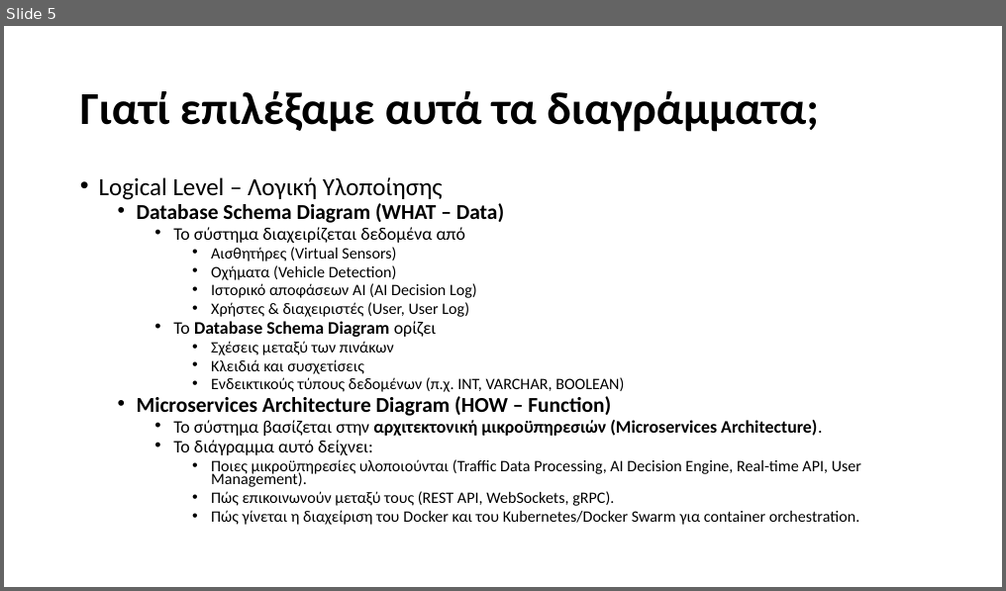
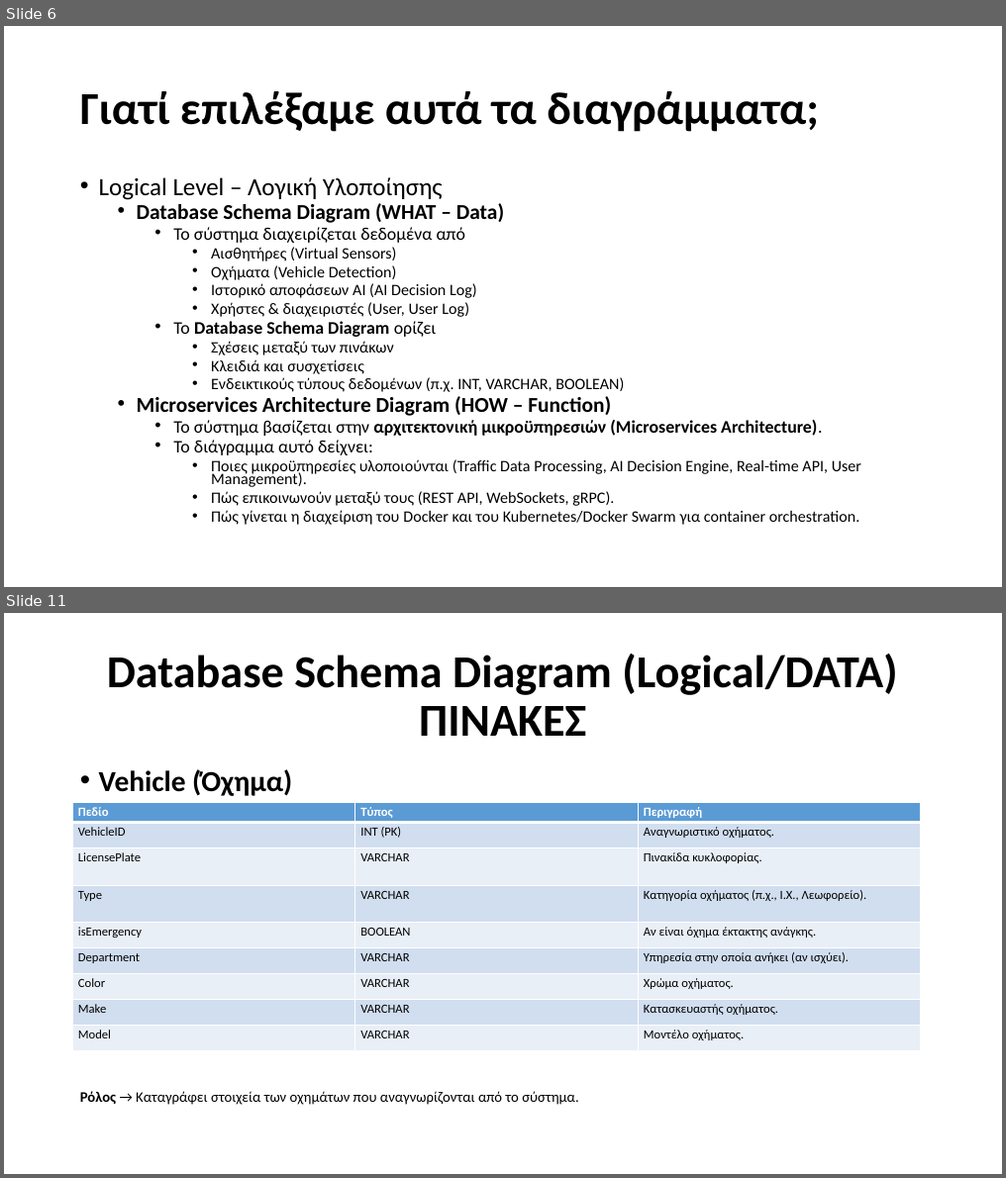
Before and after one commit to Ath21/STL_Drive, a slide deck: Presentation.pptx. Shown one above the other, each under a label of ours: slide 5 before the commit, slides 6 and 11 after it; the slides between them are not shown. The pictures are 1006x591 and 1006x1178 pixels, drawn with LibreOffice and Linux fonts; fonts in the diff are those of the drawing. Boxes give left, top, right and bottom in pixels: in the first picture for what was removed or moved away, otherwise in the second. Text is boxed around its words. In the diff, an @@ line names an element or a change of style, - is before the commit and + after.

```diff
--- a/Presentation.pptx
+++ b/Presentation.pptx
@@ slide 11 added at [4,613,1002,1174], background #FFFFFF @@
@@ title added at [107,654,897,736], 44 pt, text #000000, bold @@
+Database Schema Diagram (Logical/DATA)
+ΠΙΝΑΚΕΣ
@@ text added at [80,769,578,1105], 14 pt, text #000000 @@
+• Vehicle (Όχημα)
+Ρόλος → Καταγράφει στοιχεία των οχημάτων που αναγνωρίζονται από το σύστημα.
@@ table added at [73,802,922,1052], 9 rows, 3 columns @@
+Πεδίο | Τύπος | Περιγραφή
+VehicleID | INT (PK) | Αναγνωριστικό οχήματος.
+LicensePlate | VARCHAR | Πινακίδα κυκλοφορίας.
+Type | VARCHAR | Κατηγορία οχήματος (π.χ., Ι.Χ., Λεωφορείο).
+isEmergency | BOOLEAN | Αν είναι όχημα έκτακτης ανάγκης.
+Department | VARCHAR | Υπηρεσία στην οποία ανήκει (αν ισχύει).
+Color | VARCHAR | Χρώμα οχήματος.
+Make | VARCHAR | Κατασκευαστής οχήματος.
+Model | VARCHAR | Μοντέλο οχήματος.
@@ what was slide 5 is now slide 6 @@
```
Also in this commit, not shown: 5 slides changed, 13 other slides added, 2 slides removed, 1 other file.
